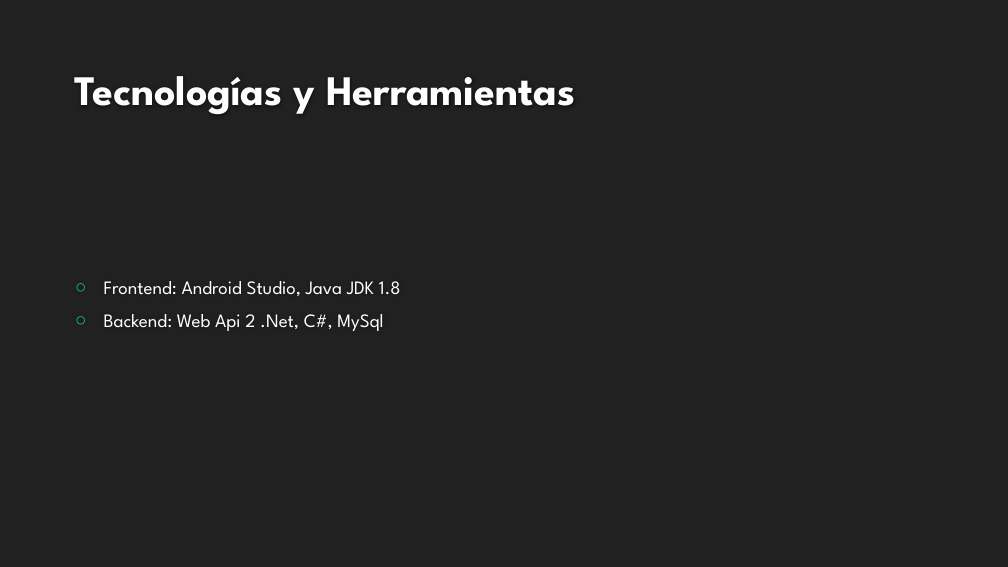
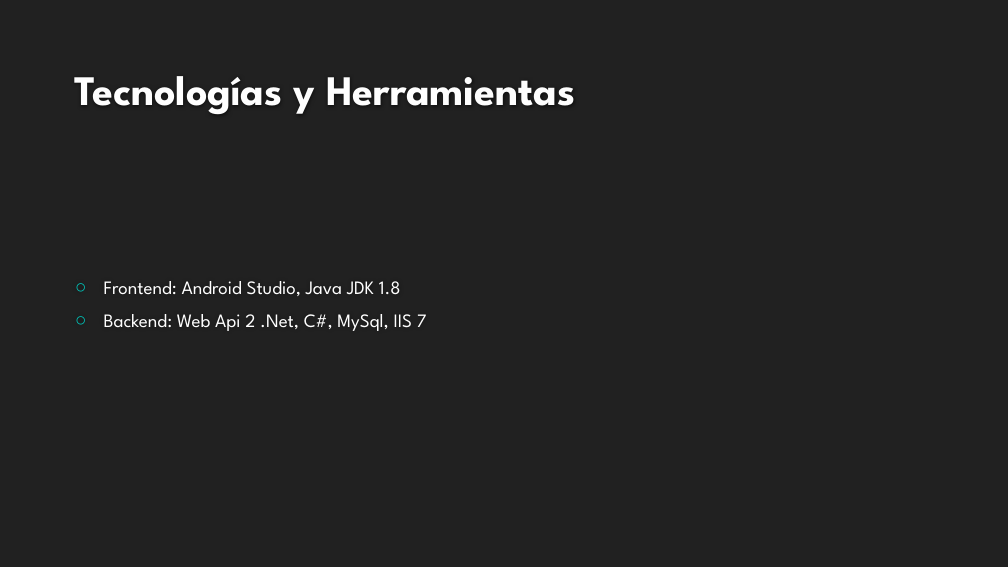
Before and after one commit to hideakiuchida/WebServiceGestionOperaciones, a slide deck: slide 8 of Resources/Proyecto Gestión de Operaciones de Inspección.pptx (slide 7 before the commit). Drawn at 1008x567 pixels with LibreOffice and Linux fonts; fonts in the diff are those of the drawing; background and template pictures are left out. Boxes give left, top, right and bottom in pixels: in the first picture for what was removed or moved away, otherwise in the second. Text is boxed around its words. In the diff, an @@ line names an element or a change of style, - is before the commit and + after.

```diff
--- a/Resources/Proyecto Gestión de Operaciones de Inspección.pptx
+++ b/Resources/Proyecto Gestión de Operaciones de Inspección.pptx
@@ text at (x1=104, y1=314, x2=427, y2=331): text changed @@
-○ Backend: Web Api 2 .Net, C#, MySql
+○ Backend: Web Api 2 .Net, C#, MySql, IIS 7
```
Also in this commit, not shown: 2 other slides changed, 1 slide added, 6 other files.
